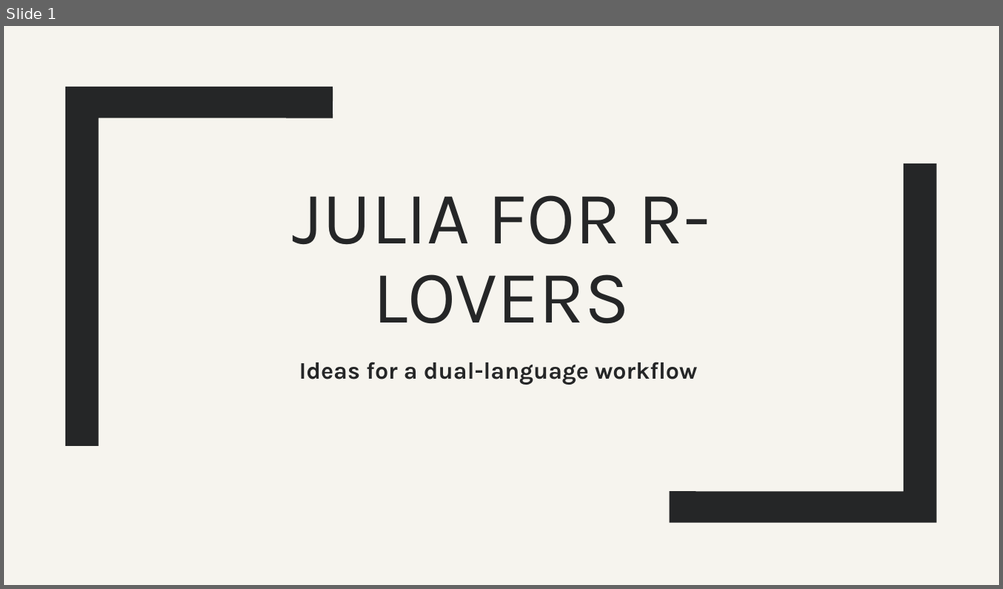
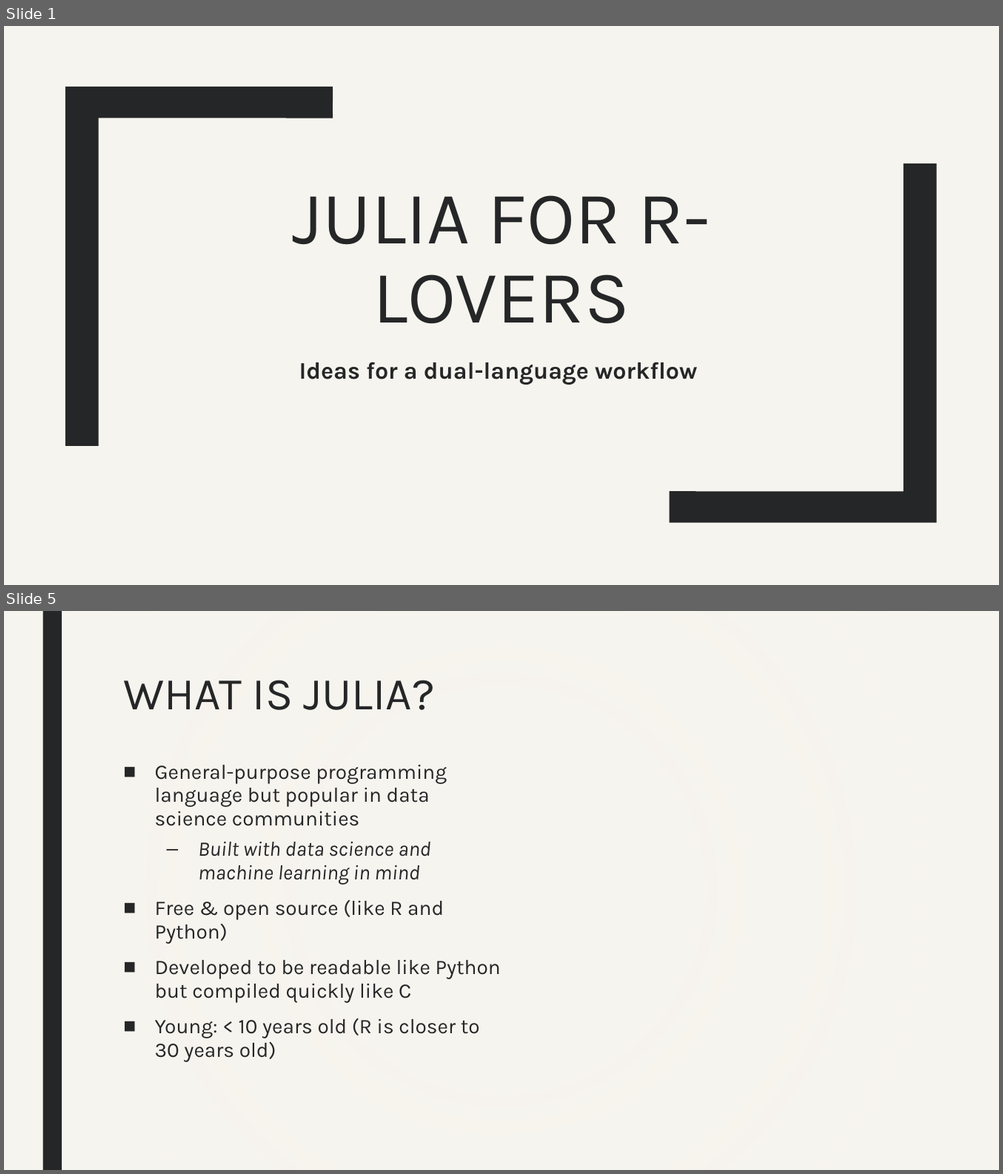
Before and after one commit to kyla-mcconnell/juliaR, a slide deck: JuliaforRLovers.pptx. Shown one above the other, each under a label of ours: slide 1 before the commit, slides 1 and 5 after it; the slides between them are not shown. The pictures are 1003x589 and 1003x1174 pixels, drawn with LibreOffice and Linux fonts; fonts in the diff are those of the drawing; background and template pictures are left out. Boxes give left, top, right and bottom in pixels: in the first picture for what was removed or moved away, otherwise in the second. Text is boxed around its words. In the diff, an @@ line names an element or a change of style, - is before the commit and + after.

```diff
--- a/JuliaforRLovers.pptx
+++ b/JuliaforRLovers.pptx
@@ slide 5 added at (x1=4, y1=611, x2=999, y2=1170), background picture (left out) @@
@@ rectangle added at (x1=4, y1=611, x2=999, y2=1170), fill gradient #F6F4EE @@
@@ rectangle added at (x1=42, y1=611, x2=62, y2=1170), fill #252627 @@
@@ title added at (x1=123, y1=680, x2=435, y2=710), 44 pt, text #252627 @@
+WHAT IS JULIA?
@@ text added at (x1=155, y1=765, x2=501, y2=1062), 20 pt, text #252627 @@
+■ General-purpose programming language but popular in data science communities
+  – Built with data science and machine learning in mind
+■ Free & open source (like R and Python)
+■ Developed to be readable like Python but compiled quickly like C
+■ Young: < 10 years old (R is closer to 30 years old)
```
Also in this commit, not shown: 4 slides changed, 2 other slides added, 1 slide removed, 1 other file.
